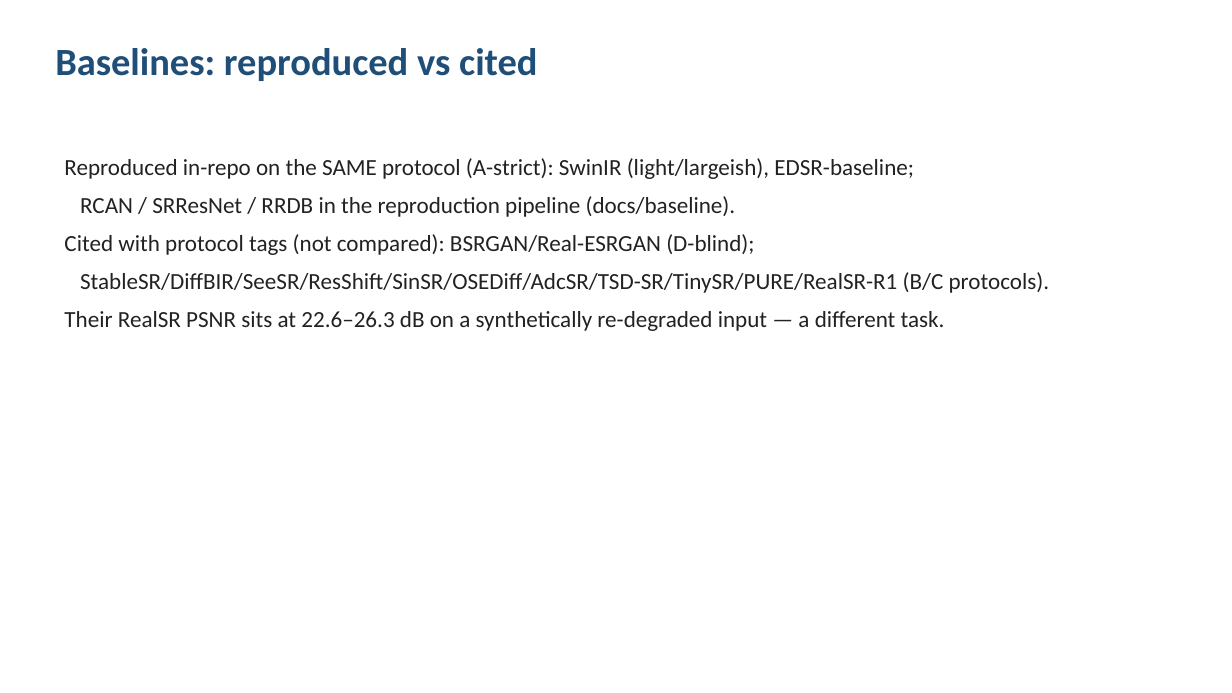
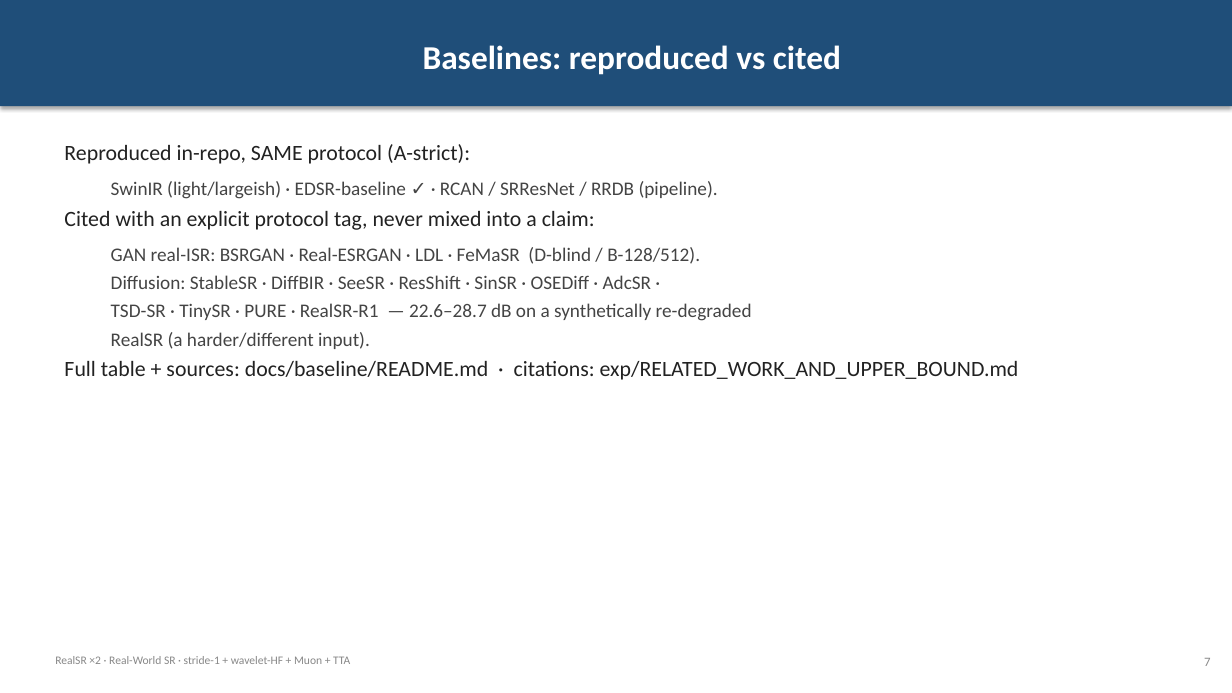
Before and after one commit to KiritoFD/SwinIR-refine, a slide deck: slide 8 of docs/slides.pptx (slide 5 before the commit). Drawn at 1232x693 pixels with LibreOffice and Linux fonts; fonts in the diff are those of the drawing. Boxes give left, top, right and bottom in pixels: in the first picture for what was removed or moved away, otherwise in the second. Text is boxed around its words. In the diff, an @@ line names an element or a change of style, - is before the commit and + after.

Commit message:
Visualization upgrade: 4 paper-grade figures (results/ablation/ceiling/tradeoff) + styled 12-slide pptx with embedded figures + figure gallery in README

```diff
--- a/docs/slides.pptx
+++ b/docs/slides.pptx
@@ rectangle "Baselines: reproduced vs cited" resized from (x1=55, y1=48, x2=537, y2=81) to (x1=0, y1=0, x2=1232, y2=106) @@
@@ rectangle "Baselines: reproduced vs cited" at (x1=0, y1=0, x2=1232, y2=106): size 30 to 26 pt, text colour #1F4E79 to #FFFFFF; alignment left to centre; vertical alignment top to middle; fill none to #1F4E79; shadow on @@
@@ text at (x1=64, y1=144, x2=1019, y2=380): text changed; size 18 to 15 pt; text colour #222222 to #444444 @@
-Reproduced in-repo on the SAME protocol (A-strict): SwinIR (light/largeish), EDSR-baseline;
-RCAN / SRResNet / RRDB in the reproduction pipeline (docs/baseline).
-Cited with protocol tags (not compared): BSRGAN/Real-ESRGAN (D-blind);
-StableSR/DiffBIR/SeeSR/ResShift/SinSR/OSEDiff/AdcSR/TSD-SR/TinySR/PURE/RealSR-R1 (B/C protocols).
-Their RealSR PSNR sits at 22.6–26.3 dB on a synthetically re-degraded input — a different task.
+Reproduced in-repo, SAME protocol (A-strict):
+  SwinIR (light/largeish) · EDSR-baseline ✓ · RCAN / SRResNet / RRDB (pipeline).
+Cited with an explicit protocol tag, never mixed into a claim:
+  GAN real-ISR: BSRGAN · Real-ESRGAN · LDL · FeMaSR (D-blind / B-128/512).
+  Diffusion: StableSR · DiffBIR · SeeSR · ResShift · SinSR · OSEDiff · AdcSR ·
+  TSD-SR · TinySR · PURE · RealSR-R1 — 22.6–28.7 dB on a synthetically re-degraded
+  RealSR (a harder/different input).
+Full table + sources: docs/baseline/README.md · citations: exp/RELATED_WORK_AND_UPPER_BOUND.md
@@ text added at (x1=55, y1=656, x2=350, y2=664), 9 pt, text #888888 @@
+RealSR ×2 · Real-World SR · stride-1 + wavelet-HF + Muon + TTA
@@ text added at (x1=1204, y1=658, x2=1210, y2=666), 10 pt, text #888888 @@
+7
```
Also in this commit, not shown: 5 other slides changed, 6 slides added, 5 slides removed, 7 other files.
